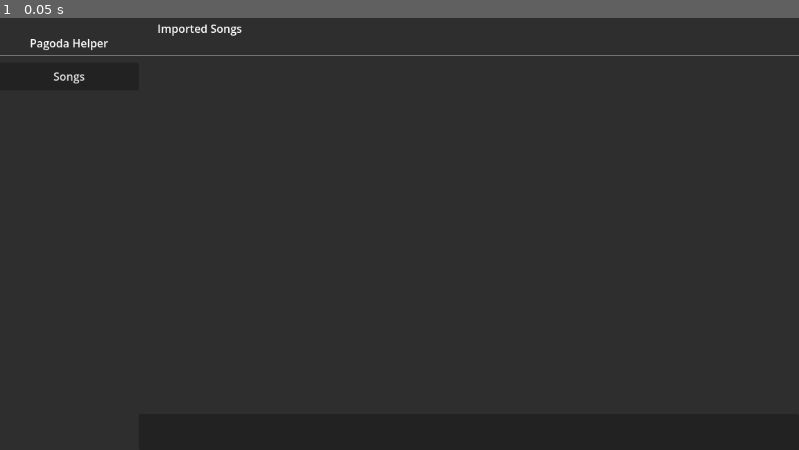
Above: before the commit, frame 1.
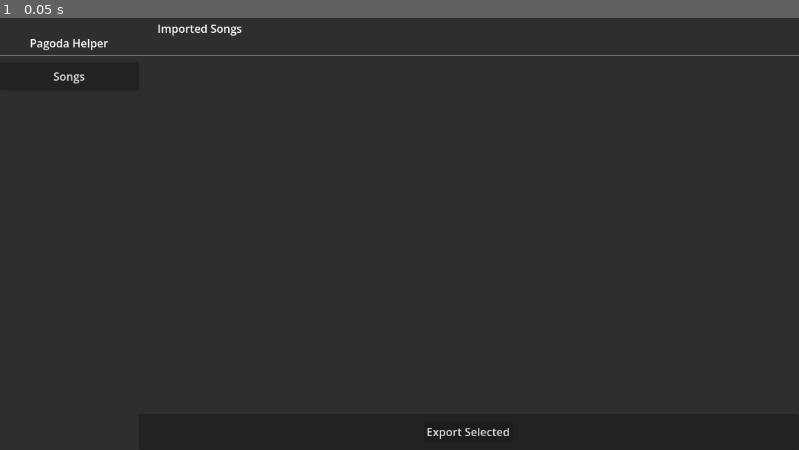
Above: after the commit, the same moment.

Repository: Killuado/Pagoda-Helper
Game: Godot game, scene res://Scenes/main_pagoda_scene.tscn
Two runs of this game, one before a commit and one after it. Both use one fixed random seed, a clock stepped at 60 frames per second and the inputs below. The engine's default icon, where the game draws it, is replaced by a stand-in: a white triangle on a blue panel in a dark square.
Inputs:
- Up to frame 1 (0.05 s): no input

The runs differ from the first frame. In frame 1, 0.1% of the frame differs, in the area x 53-64%, y 94-98%.

Commit message:
Json correct loading (UTF-8 & UTF-16)

Diff:
--- a/Scenes/main_pagoda_scene.tscn
+++ b/Scenes/main_pagoda_scene.tscn
@@ -1,7 +1,6 @@
 [gd_scene format=3 uid="uid://qlw6u1ixbay2"]
 
 [ext_resource type="Script" uid="uid://pcu6c0a1kjos" path="res://Scripts/main_script.gd" id="1_yihkk"]
-[ext_resource type="PackedScene" uid="uid://dk4la8k31vvpq" path="res://Scenes/base_song.tscn" id="2_3e2vk"]
 
 [sub_resource type="StyleBoxFlat" id="StyleBoxFlat_8tt50"]
 bg_color = Color(0.18039216, 0.18039216, 0.18039216, 1)
@@ -129,9 +128,12 @@
 size_flags_vertical = 3
 size_flags_stretch_ratio = 0.1
 
-[node name="BaseSong" parent="." unique_id=164003104 instance=ExtResource("2_3e2vk")]
-layout_mode = 0
-offset_left = 0.0
-offset_top = 0.0
-offset_right = 264.0
-offset_bottom = 86.0
+[node name="HBoxContainer" type="HBoxContainer" parent="MainContainer/TabContainer/SongsTab/VBoxContainer/PanelContainer" unique_id=25955537]
+layout_mode = 2
+alignment = 1
+
+[node name="Button" type="Button" parent="MainContainer/TabContainer/SongsTab/VBoxContainer/PanelContainer/HBoxContainer" unique_id=1724543061]
+layout_mode = 2
+size_flags_vertical = 4
+text = "Export Selected
+"
--- a/Scripts/AutoLoad/MusicPlayer.gd
+++ b/Scripts/AutoLoad/MusicPlayer.gd
@@ -3,12 +3,13 @@
 var last_button
 # Called when the node enters the scene tree for the first time.
 func _ready() -> void:
-	pass # Replace with function body.
+	finished.connect(_finished)
 
 func _finished():
 	print("oi")
-	last_button.texture_normal = preload("uid://4av6wmow3713")
-	last_button = null
+	if last_button:
+		last_button.texture_normal = preload("uid://4av6wmow3713")
+		last_button = null
 
 func load_song(path, button):
 	print(last_button)
--- a/Scripts/SongDisplay/base_song.gd
+++ b/Scripts/SongDisplay/base_song.gd
@@ -48,13 +48,20 @@
 		queue_free()
 		return
 
+
 	var meta_path = song_folder + "/Meta.json"
 	var file = FileAccess.open(meta_path, FileAccess.READ)
 	if not file:
 		print("Error loading metadata file: ", FileAccess.get_open_error())
+		queue_free()
 		return
 	var bytes = file.get_buffer(file.get_length())
-	var json_string = bytes.get_string_from_utf16()
+	var json_string = get_json_string_with_utf_detection(bytes)
+
+	if json_string == "":
+		print("Error loading JSON file: File is empty or unsupported format")
+		queue_free()
+		return
 	var json = JSON.new()
 	var error = json.parse(json_string)
 	var metadata
@@ -75,3 +82,13 @@
 				$AuthorNames.text = metadata.performedBy[i]
 			_:
 				$AuthorNames.text += ", %s" % metadata.performedBy[i]
+
+func get_json_string_with_utf_detection(bytes : PackedByteArray) -> String:
+	if bytes.size() >= 2:
+		var byte0 = bytes[0]
+		var byte1 = bytes[1]
+		if byte0 == 0xFF and byte1 == 0xFE:
+			return bytes.get_string_from_utf16()
+		if byte0 == 0xFE and byte1 == 0xFF:
+			return bytes.get_string_from_utf16()
+	return bytes.get_string_from_utf8()
